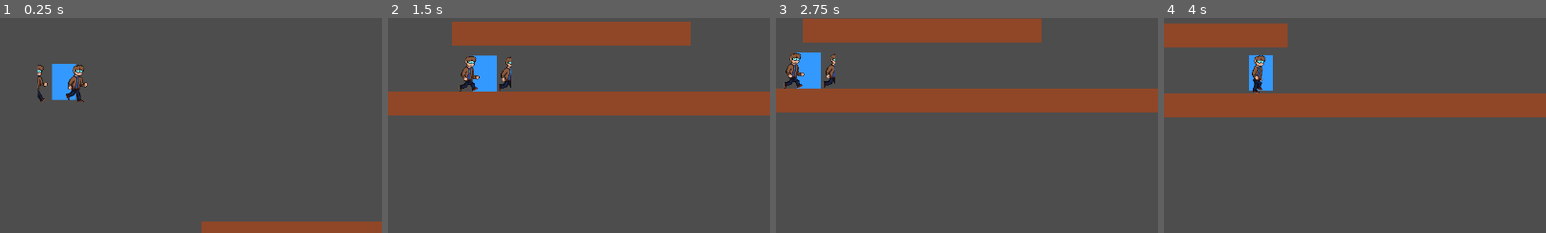
Above: before the commit, frames 1-4 (left to right).
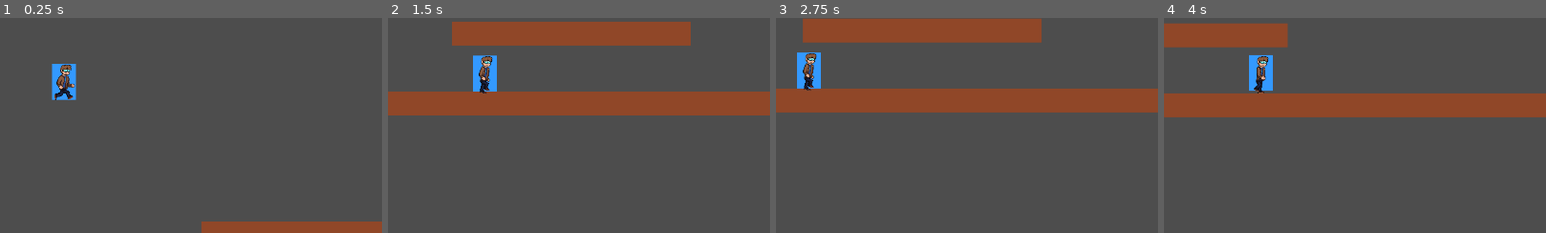
Above: after the commit, the same moments.

Repository: ShadowKnight-13/Platformer-Game
Game: Godot game, scene res://Main.tscn
Same seed, same stepped clock (60 frames per second), same inputs: the game is played once before the commit and once after it.
Inputs:
- Up to frame 1 (0.25 s): no input
- Up to frame 2 (1.5 s): hold D (move_right) from 0.53 s (still down); tap Space (jump) at 0.77 s
- Up to frame 3 (2.75 s): tap Space (jump) at 1.52 s; release D (move_right) at 2.03 s; hold A (move_left) from 2.03 s (still down)
- Up to frame 4 (4 s): release A (move_left) at 2.78 s; hold D (move_right) from 2.78 s (still down); tap Space (jump) at 3.02, 3.77 s
The pictures show only the part of the screen within x 42-92%, y 38-88%; the shares and areas given below are measured in that part.

The runs differ from the first frame. In frame 1, 1.1% of the frame differs, in the area x 9-23%, y 21-40%; in frame 2, 1.2%, in the area x 18-33%, y 17-36%; in frame 3, 1.1%; in frame 4, 0.5%.

Commit message:
sprite2d fix
correct 'frames' value

Diff:
--- a/Player.tscn
+++ b/Player.tscn
@@ -61,7 +61,7 @@
 [node name="Sprite2D" type="Sprite2D" parent="."]
 texture_filter = 3
 texture = ExtResource("2_kpjcp")
-hframes = 13
+hframes = 17
 frame = 2
 
 [node name="AnimationPlayer" type="AnimationPlayer" parent="."]
